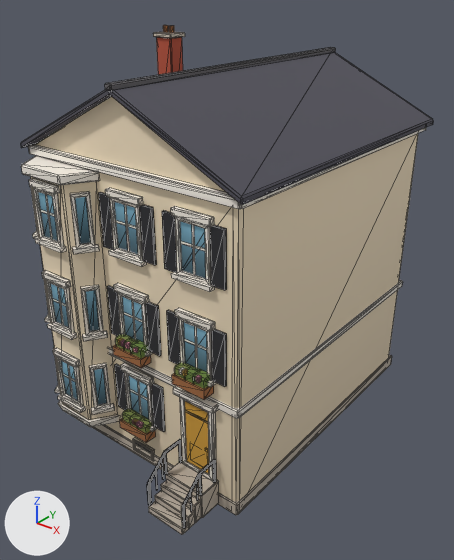
An edit to the glTF model newcity/art/kit/beacon_n4.glb, drawn before and after from the same camera.
Before and after are seen from a 50 mm lens placed at (14.4, -18.9, 16.9), pointed at (0.4, -1.4, 6.0). Arrows for +X, +Y and +Z are at lower left; the lights stay in place. The picture after the commit comes second. Mesh edges are drawn as thin lines. Vertices at exactly the same position are counted once.

The first picture shows 'beacon_n4'.
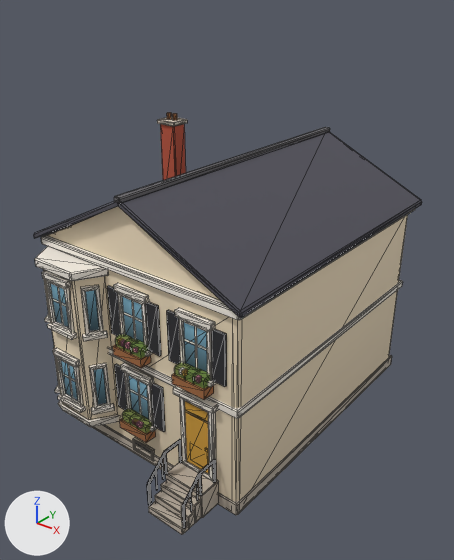
Boxes [x1, y1, x2, y2] around the edits, measured in the pictures (454 x 560 px; the box of a moved part takes in the faces that stretch with it):
```json
{"object": "beacon_n4", "change": "reshaped", "before": [21, 25, 433, 535], "after": [34, 113, 422, 535], "on screen": "17% shorter"}
{"part": 1, "of": "me_beacon_n4", "change": "moved or reshaped", "before": [21, 156, 99, 185], "after": [35, 246, 108, 281]}
{"part": 2, "of": "me_beacon_n4", "change": "moved or reshaped", "before": [28, 128, 426, 209], "after": [41, 209, 415, 320]}
{"part": 3, "of": "me_beacon_n4", "change": "moved or reshaped", "before": [163, 25, 168, 32], "after": [167, 113, 172, 119]}
{"part": 4, "of": "me_beacon_n4", "change": "moved or reshaped", "before": [105, 47, 336, 90], "after": [114, 127, 330, 203]}
{"part": 5, "of": "me_beacon_n4", "change": "moved or reshaped", "before": [153, 31, 185, 38], "after": [157, 117, 187, 126]}
{"part": 6, "of": "me_beacon_n4", "change": "moved or reshaped", "before": [169, 26, 174, 33], "after": [172, 113, 177, 120]}
{"part": 7, "of": "me_beacon_n4", "change": "added", "after": [34, 132, 422, 318]}
{"part": 8, "of": "me_beacon_n4", "change": "deleted", "before": [21, 52, 433, 292]}
{"part": 9, "of": "me_beacon_n4", "change": "moved or reshaped", "before": [31, 37, 418, 501], "after": [43, 124, 408, 501]}
```

The change, as JSON lines over the scene's bpy script:
```json
{"block": "me_beacon_n4", "where": "# used by ob_beacon_n4; location = (0.0, 0.0, 0.0)"}
{"op": "remove", "block": "me_beacon_n4", "code": "me_beacon_n4.from_pydata(...)  # 1374 vertices, 1950 faces; spans x -4.9..4.9, y -7.9..6.4, z 0.0..15.1"}
{"op": "add", "block": "me_beacon_n4", "code": "me_beacon_n4.from_pydata(...)  # 1148 vertices, 1652 faces; spans x -4.9..4.9, y -7.9..6.4, z 0.0..11.7"}
{"block": "me_beacon_n4", "change": "me_beacon_n4 part 1: the loose piece of 20 vertices spanning x -4.5..-1.2, y -7.1..-6.0, z 10.9..11.2 is moved by (0.0, 0.0, -3.4)"}
{"block": "me_beacon_n4", "change": "me_beacon_n4 part 2: the loose piece of 40 vertices spanning x -4.7..4.7, y -6.2..6.2, z 11.2..11.6 is moved by (0.0, 0.0, -3.4)"}
{"block": "me_beacon_n4", "change": "me_beacon_n4 part 3: the loose piece of 12 vertices spanning x -4.4..-4.2, y 0.5..0.6, z 14.8..15.1 is moved by (0.0, 0.0, -3.4)"}
{"block": "me_beacon_n4", "change": "me_beacon_n4 part 4: the loose piece of 20 vertices spanning x -0.1..0.1, y -6.4..6.4, z 13.9..14.1 is moved by (0.0, 0.0, -3.4)"}
{"block": "me_beacon_n4", "change": "me_beacon_n4 part 5: the loose piece of 20 vertices spanning x -4.6..-3.6, y 0.1..1.0, z 14.7..14.8 is moved by (0.0, 0.0, -3.4)"}
{"block": "me_beacon_n4", "change": "me_beacon_n4 part 6: the loose piece of 12 vertices spanning x -4.0..-3.8, y 0.5..0.6, z 14.8..15.1 is moved by (0.0, 0.0, -3.4)"}
{"block": "me_beacon_n4", "change": "me_beacon_n4 part 7: a new loose piece of 26 vertices spanning x -4.9..4.9, y -6.4..6.4, z 8.1..10.6, in mat_kit_atlas (picture img_atlas)"}
{"block": "me_beacon_n4", "change": "me_beacon_n4 part 8: 24 loose pieces with 254 vertices, spanning x -4.9..4.9, y -7.1..6.4, z 8.5..14.0, are deleted"}
{"block": "me_beacon_n4", "change": "me_beacon_n4 part 9"}
{"block": "me_beacon_n4", "change": "14 vertices are removed from x -4.5..0.0, y -6.0..0.9, z 8.7..14.7"}
{"block": "me_beacon_n4", "change": "38 faces are deleted"}
{"block": "me_beacon_n4", "change": "12 vertices in x -4.5..4.5, y -6.0..6.0, z 11.2 move by (0.0, 0.0, -3.4)"}
{"block": "me_beacon_n4", "change": "6 vertices in x -4.3..-1.4, y -6.9..-6.0, z 10.9 move by (0.0, 0.0, -3.5)"}
{"block": "me_beacon_n4", "change": "1 vertex moves from x -4.5, y 0.2, z 14.6 to x -4.5, y 0.2, z 11.3"}
{"block": "me_beacon_n4", "change": "8 vertices are added at x -4.5..4.5, y -6.0..0.9, z 8.1..11.3"}
{"block": "me_beacon_n4", "change": "8 new vertices lie (0.0, 0.0, -3.4) away from vertices in x -4.5..-3.7, y 0.2..0.9, z 11.2"}
{"block": "me_beacon_n4", "change": "44 new faces join them"}
{"block": "me_beacon_n4", "change": "other edits to the shape of me_beacon_n4 do not show in these pictures"}
```
